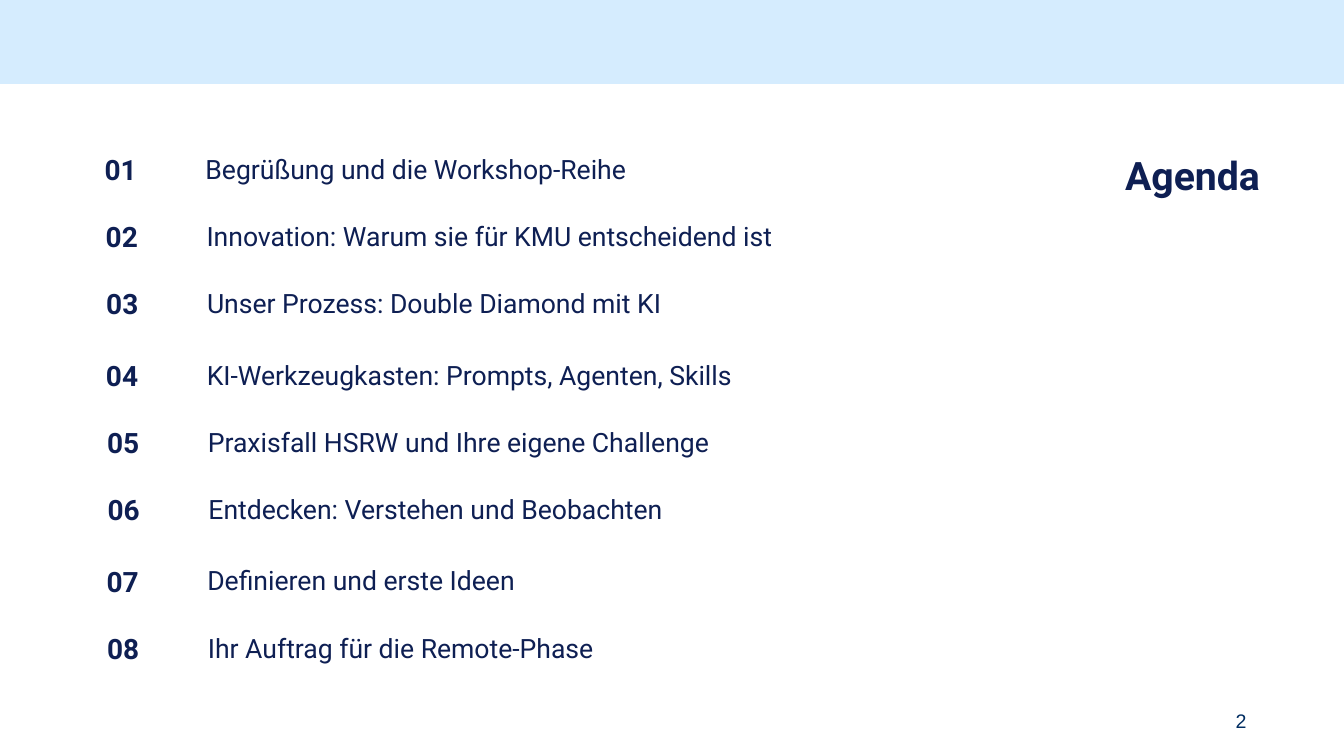
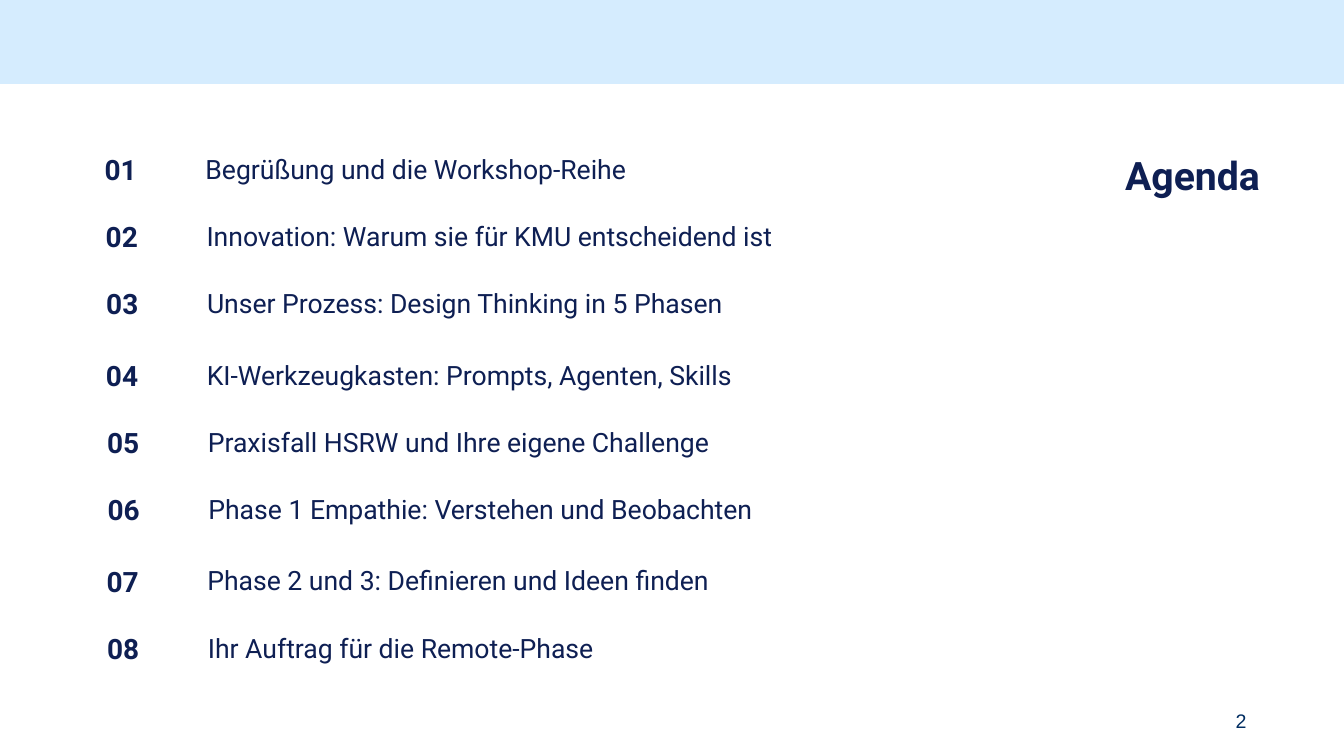
Before and after one commit to nina-nue/NKN, a slide deck: slide 2 of workshop-ki-fuer-kmu/KI-INNOVATION_Teil1_2026-11-03.pptx. Drawn at 1344x756 pixels with LibreOffice and Linux fonts; fonts in the diff are those of the drawing; background and template pictures are left out. Boxes give left, top, right and bottom in pixels: in the first picture for what was removed or moved away, otherwise in the second. Text is boxed around its words. In the diff, an @@ line names an element or a change of style, - is before the commit and + after.

```diff
--- a/workshop-ki-fuer-kmu/KI-INNOVATION_Teil1_2026-11-03.pptx
+++ b/workshop-ki-fuer-kmu/KI-INNOVATION_Teil1_2026-11-03.pptx
@@ text at (207,293,722,319): text changed @@
-Unser Prozess: Double Diamond mit KI
+Unser Prozess: Design Thinking in 5 Phasen
@@ text at (208,499,752,525): text changed @@
-Entdecken: Verstehen und Beobachten
+Phase 1 Empathie: Verstehen und Beobachten
@@ text at (207,569,709,591): text changed @@
-Definieren und erste Ideen
+Phase 2 und 3: Definieren und Ideen finden
```
Also in this commit, not shown: 36 other slides changed, 3 other files.
